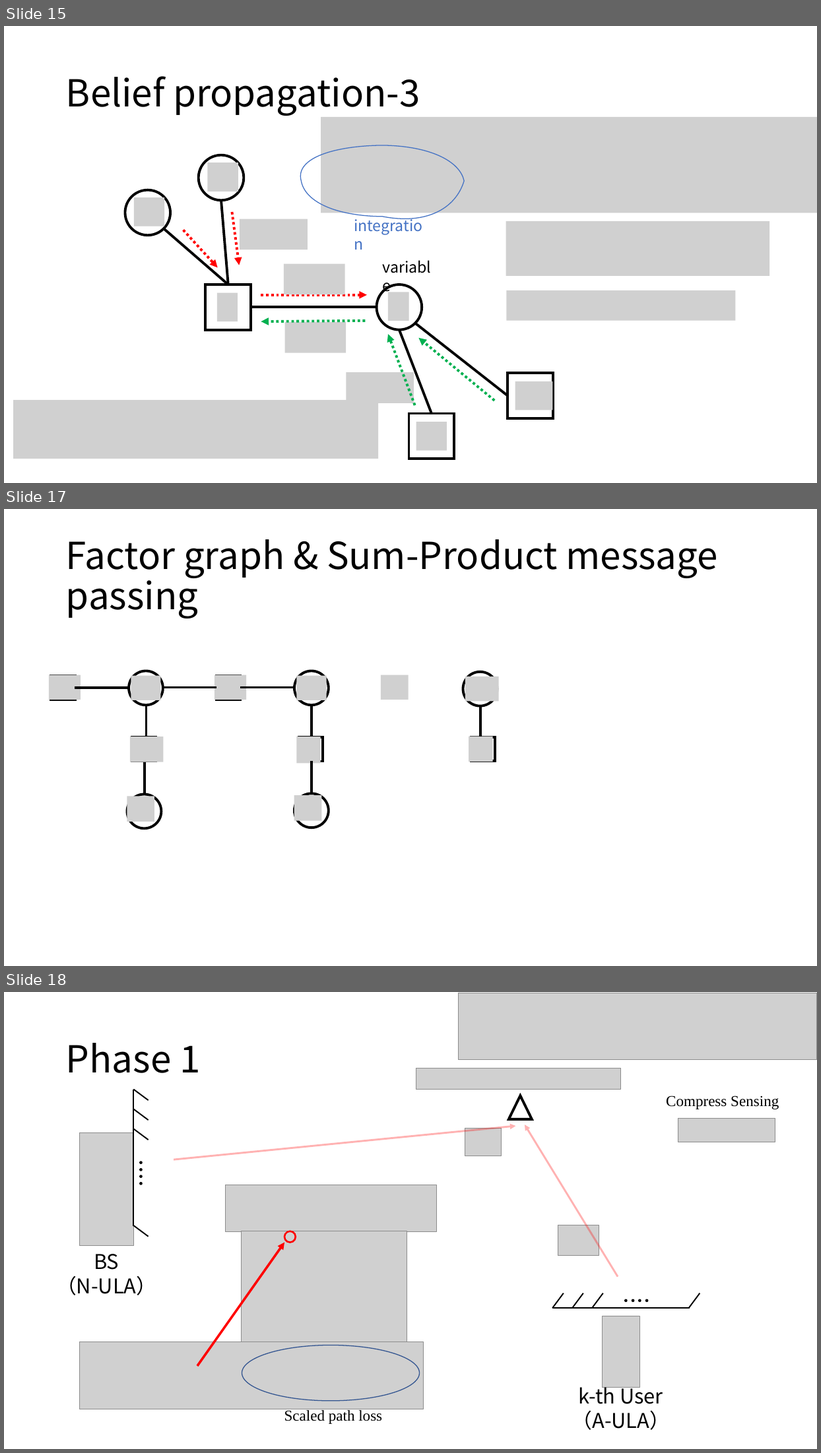
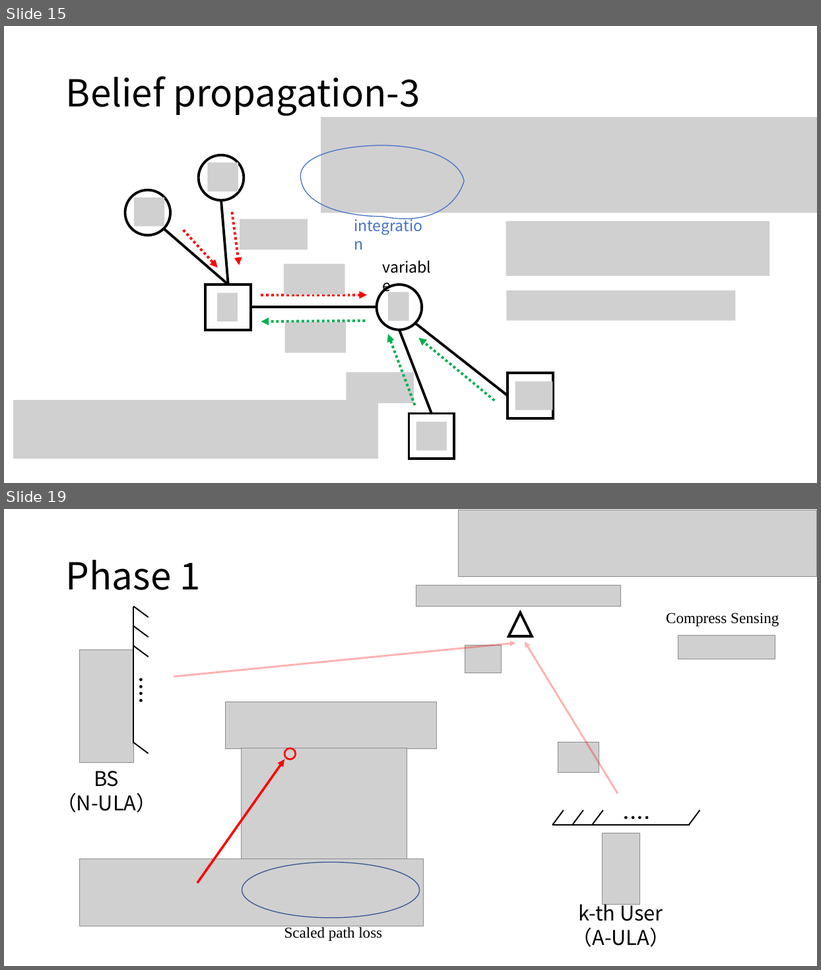
Before and after one commit to Brook1711/RIS-Angular-Domain, a slide deck: doc/RIS-angular-domain组会汇报.pptx. Shown one above the other, each under a label of ours: slides 15, 17 and 18 before the commit, slides 15 and 19 after it; the slides between them are not shown. The pictures are 821x1453 and 821x970 pixels, drawn with LibreOffice and Linux fonts; fonts in the diff are those of the drawing; grey boxes stand for pictures. Boxes give left, top, right and bottom in pixels: in the first picture for what was removed or moved away, otherwise in the second. Text is boxed around its words. In the diff, an @@ line names an element or a change of style, - is before the commit and + after.

```diff
--- a/doc/RIS-angular-domain组会汇报.pptx
+++ b/doc/RIS-angular-domain组会汇报.pptx
@@ slide 17 removed at [4,509,817,966], background #FFFFFF @@
@@ title removed at [66,539,718,619] @@
-Factor graph & Sum-Product message passing
@@ picture removed at [381,675,409,699] @@
@@ ellipse removed at [463,672,498,706] @@
@@ picture removed at [465,677,499,701] @@
@@ group removed at [49,671,329,763]: 6 pictures, 5 lines, 4 rectangles, 2 ellipses @@
@@ line removed from (481, 705) to (481, 737) @@
@@ picture removed at [469,737,492,762] @@
@@ rectangle removed at [471,737,495,761] @@
@@ line removed from (145, 762) to (145, 794) @@
@@ line removed from (312, 761) to (312, 793) @@
@@ ellipse removed at [127,795,161,828] @@
@@ picture removed at [127,796,154,822] @@
@@ ellipse removed at [294,794,329,828] @@
@@ picture removed at [294,795,322,821] @@
@@ what was slide 18 is now slide 19 @@
```
Also in this commit, not shown: 1 slide changed, 2 slides added.
